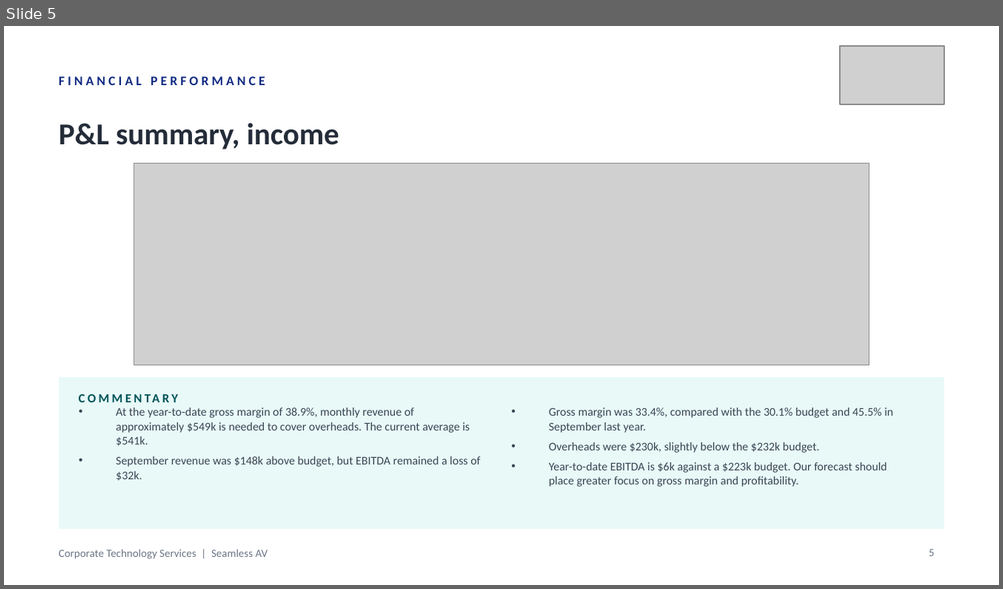
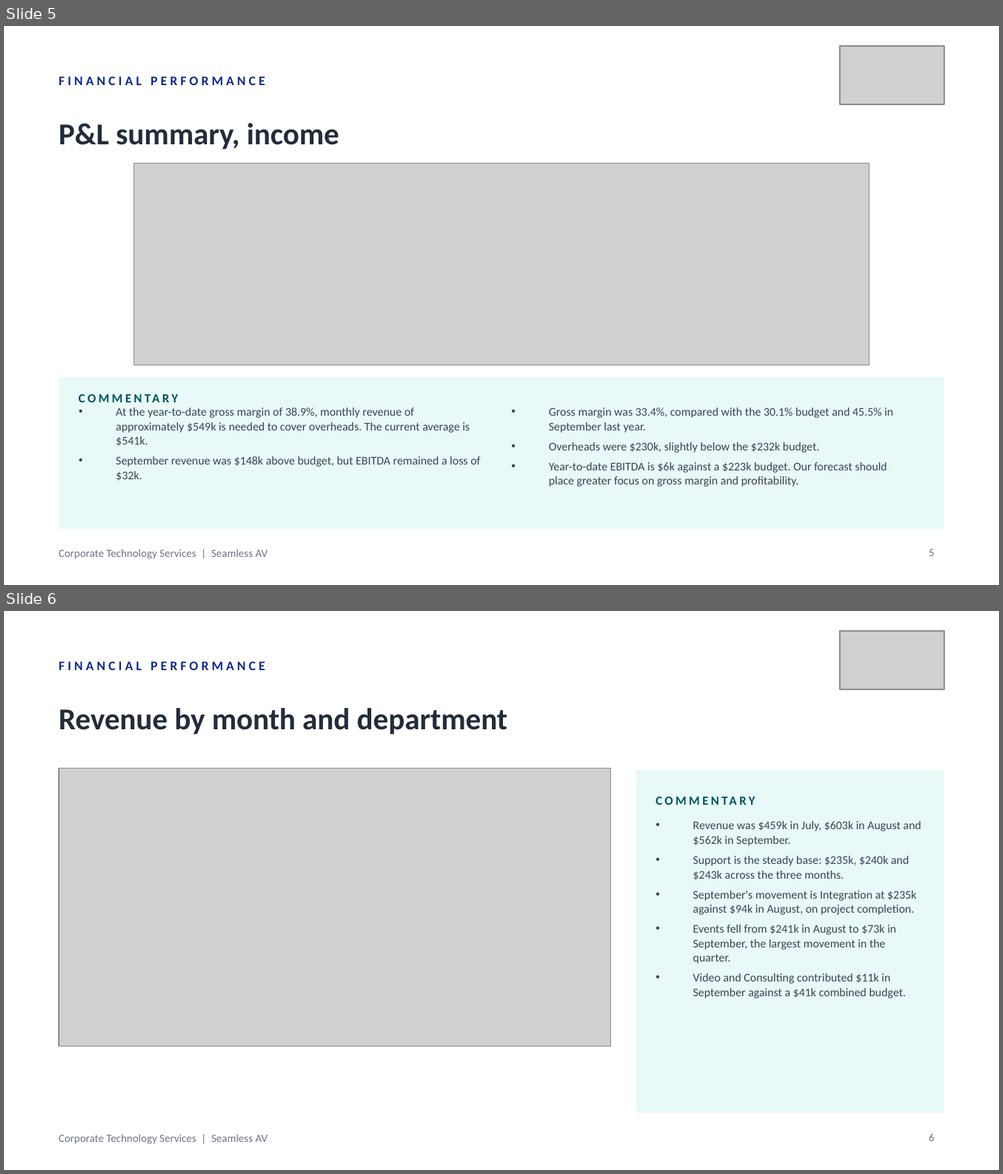
Before and after one commit to WesleyNelson-O33/Claude, a slide deck: deck/CTS Monthly Business Review - 30092026.pptx. Shown one above the other, each under a label of ours: slide 5 before the commit, slides 5 and 6 after it. The pictures are 1003x589 and 1003x1174 pixels, drawn with LibreOffice and Linux fonts; fonts in the diff are those of the drawing; grey boxes stand for pictures. Boxes give left, top, right and bottom in pixels: in the first picture for what was removed or moved away, otherwise in the second. Text is boxed around its words. In the diff, an @@ line names an element or a change of style, - is before the commit and + after.

```diff
--- a/deck/CTS Monthly Business Review - 30092026.pptx
+++ b/deck/CTS Monthly Business Review - 30092026.pptx
@@ slide 6 added at bbox=[4, 611, 999, 1170], background #FFFFFF; not listed: 1 template element that a slide beside it also shows @@
@@ picture added at bbox=[839, 631, 944, 689] @@
@@ text added at bbox=[59, 661, 265, 670], 9.5 pt, text #122B82, bold @@
+FINANCIAL PERFORMANCE
@@ text added at bbox=[59, 708, 507, 735], 22 pt, text #242C39, bold @@
+Revenue by month and department
@@ picture added at bbox=[59, 768, 611, 1047] @@
@@ rectangle added at bbox=[635, 770, 944, 1113], fill #E8F9F8 @@
@@ text added at bbox=[655, 788, 924, 813], 9 pt, text #005358, bold @@
+COMMENTARY
@@ text added at bbox=[693, 821, 921, 999], 8.5 pt, text #3A4453 @@
+• Revenue was $459k in July, $603k in August and $562k in September.
+• Support is the steady base: $235k, $240k and $243k across the three months.
+• September's movement is Integration at $235k against $94k in August, on project completion.
+• Events fell from $241k in August to $73k in September, the largest movement in the quarter.
+• Video and Consulting contributed $11k in September against a $41k combined budget.
@@ page number added at bbox=[928, 1134, 934, 1142], 8 pt, text #6B7585 @@
+6
```
Also in this commit, not shown: 10 other files.
